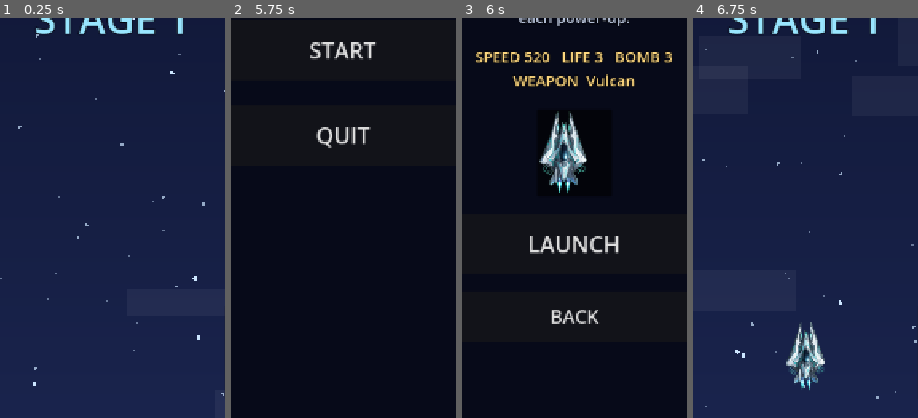
Above: before the commit, frames 1-4 (left to right).
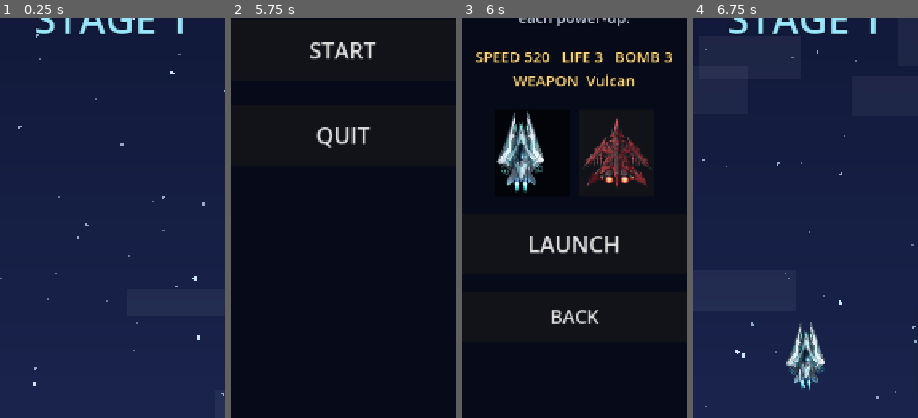
Above: after the commit, the same moments.

Repository: apsmkimo/Apex-Fighter
Game: Godot game, scene res://tests/smoke_test.tscn
Same seed, same stepped clock (60 frames per second), same inputs: the game is played once before the commit and once after it. This scene is started directly instead of the project's main scene.
Inputs (mouse positions are % of the whole screen's width and height, from its top left):
- Up to frame 1 (0.25 s): no input
- Up to frame 2 (5.75 s): click "II" at 0.5 s; click "BOMB" at 1.25 s; click "RESUME" at 2 s; move the mouse to (72, 45) at 2.77 s; hold Right (move_right) 2.78-3.53 s; hold X (bomb) 2.78-3.53 s; tap Space at 3.02, 3.77 s; move the mouse to (30, 55) at 3.52 s; hold Down (move_down) 3.53-4.28 s; tap X (bomb) at 3.6 s; move the mouse to (60, 28) at 4.27 s; hold Right (move_right) 4.28-5 s; hold X (bomb) 4.28-5 s; tap P at 4.35 s; click "TITLE" at 5 s
- Up to frame 3 (6 s): click "START" at 5.75 s
- Up to frame 4 (6.75 s): click "LAUNCH" at 6.5 s
The pictures show only the part of the screen within x 25-75%, y 50-100%; the shares and areas given below are measured in that part.

Frames 1-2 are identical in both runs. In frame 3, 7.0% of the frame differs, in the area x 15-85%, y 23-44%; in frame 4, nothing differs.

Commit message:
新增第二台戰機 PHOENIX（Crimson Cannon 重砲），smoke test 可用 SMOKE_SHIP 指定戰機 [skip ci]

Diff:
--- /dev/null
+++ b/data/ships/phoenix.tres
@@ -0,0 +1,23 @@
+[gd_resource type="Resource" script_class="ShipData" load_steps=4 format=3]
+
+[ext_resource type="Script" path="res://src/entities/player/ship_data.gd" id="1_uyvfy"]
+[ext_resource type="Texture2D" path="res://assets/sprites/player/ship_phoenix.png" id="2_phx"]
+[ext_resource type="Resource" path="res://data/weapons/crimson_cannon.tres" id="3_crmsn"]
+
+[resource]
+script = ExtResource("1_uyvfy")
+id = &"phoenix"
+display_name = "PHOENIX"
+description = "Heavy assault fighter. Slower, but its Crimson Cannon hits twice as hard in a focused forward stream."
+sort_order = 1
+unlocked = true
+texture = ExtResource("2_phx")
+speed = 440.0
+touch_sensitivity = 1.2
+hitbox_radius = 7.0
+pickup_radius = 48.0
+start_lives = 3
+start_bombs = 4
+max_bombs = 6
+bomb_damage = 100
+weapon = ExtResource("3_crmsn")
--- /dev/null
+++ b/data/weapons/crimson_cannon.tres
@@ -0,0 +1,39 @@
+[gd_resource type="Resource" script_class="WeaponData" load_steps=8 format=3]
+
+[ext_resource type="Texture2D" path="res://assets/sprites/bullets/player_crimson.png" id="1_crmsn"]
+[ext_resource type="Script" path="res://src/weapons/weapon_level.gd" id="2_p2wtm"]
+[ext_resource type="Script" path="res://src/weapons/weapon_data.gd" id="3_xbl2r"]
+
+[sub_resource type="Resource" id="Resource_cc_lv1"]
+script = ExtResource("2_p2wtm")
+fire_interval = 0.13
+offsets = PackedVector2Array(-10, -34, 10, -34)
+angles_deg = PackedFloat32Array(0, 0)
+
+[sub_resource type="Resource" id="Resource_cc_lv2"]
+script = ExtResource("2_p2wtm")
+fire_interval = 0.12
+offsets = PackedVector2Array(-16, -30, 0, -40, 16, -30)
+angles_deg = PackedFloat32Array(0, 0, 0)
+
+[sub_resource type="Resource" id="Resource_cc_lv3"]
+script = ExtResource("2_p2wtm")
+fire_interval = 0.115
+offsets = PackedVector2Array(-24, -24, -9, -38, 9, -38, 24, -24)
+angles_deg = PackedFloat32Array(-2, 0, 0, 2)
+
+[sub_resource type="Resource" id="Resource_cc_lv4"]
+script = ExtResource("2_p2wtm")
+fire_interval = 0.11
+offsets = PackedVector2Array(-34, -14, -20, -28, -7, -40, 7, -40, 20, -28, 34, -14)
+angles_deg = PackedFloat32Array(-5, -1.5, 0, 0, 1.5, 5)
+
+[resource]
+script = ExtResource("3_xbl2r")
+id = &"crimson_cannon"
+display_name = "Crimson Cannon"
+bullet_texture = ExtResource("1_crmsn")
+bullet_speed = 1300.0
+bullet_radius = 10.0
+damage = 2
+levels = Array[ExtResource("2_p2wtm")]([SubResource("Resource_cc_lv1"), SubResource("Resource_cc_lv2"), SubResource("Resource_cc_lv3"), SubResource("Resource_cc_lv4")])
--- a/tests/smoke_test.gd
+++ b/tests/smoke_test.gd
@@ -20,7 +20,14 @@
 
 
 func _start() -> void:
-	GameManager.start_run(Database.ships[0], Database.first_stage())
+	# 可用環境變數 SMOKE_SHIP 指定測試的戰機 id（預設第一台）
+	var ship: Resource = Database.ships[0]
+	var want := OS.get_environment("SMOKE_SHIP")
+	for s in Database.ships:
+		if String(s.id) == want:
+			ship = s
+	print("[test] ship = %s" % ship.display_name)
+	GameManager.start_run(ship, Database.first_stage())
 	add_child((load(GameManager.SCENE_STAGE) as PackedScene).instantiate())
 
 
Binary file added: assets/sprites/bullets/player_crimson.png
Not shown, added: assets/sprites/bullets/player_crimson.png.import
Binary file added: assets/sprites/player/ship_phoenix.png
Not shown, added: assets/sprites/player/ship_phoenix.png.import
Binary file added: docs/concept/phoenix_concept.png
Not shown, added: docs/concept/phoenix_concept.png.import
